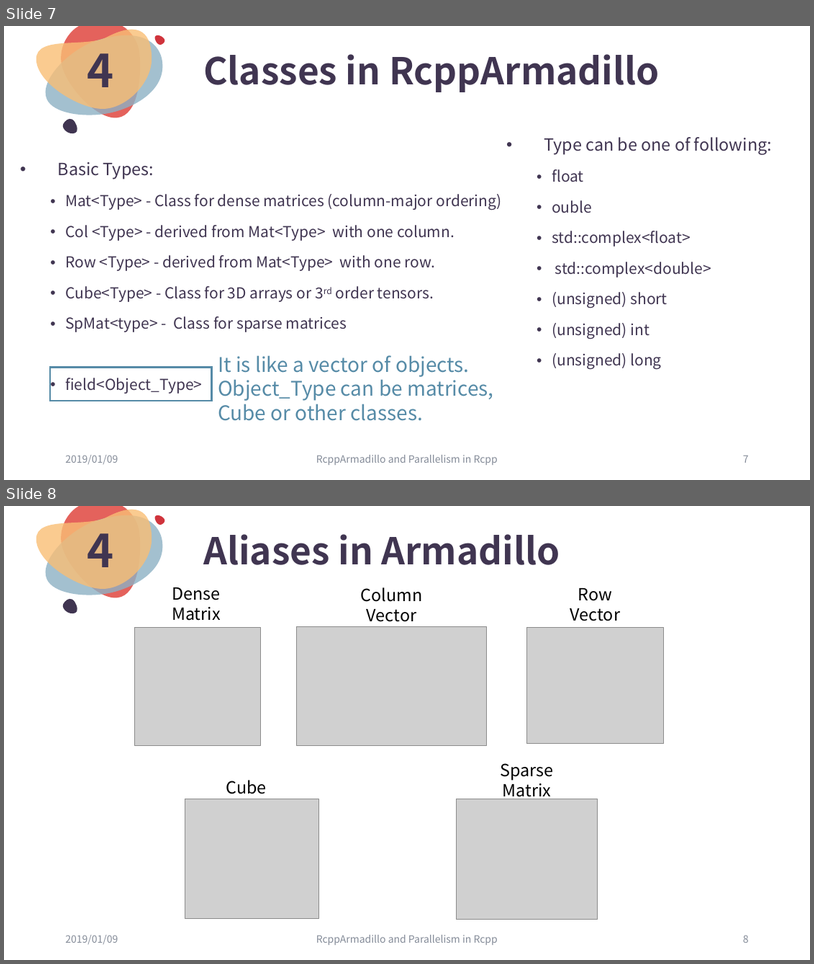
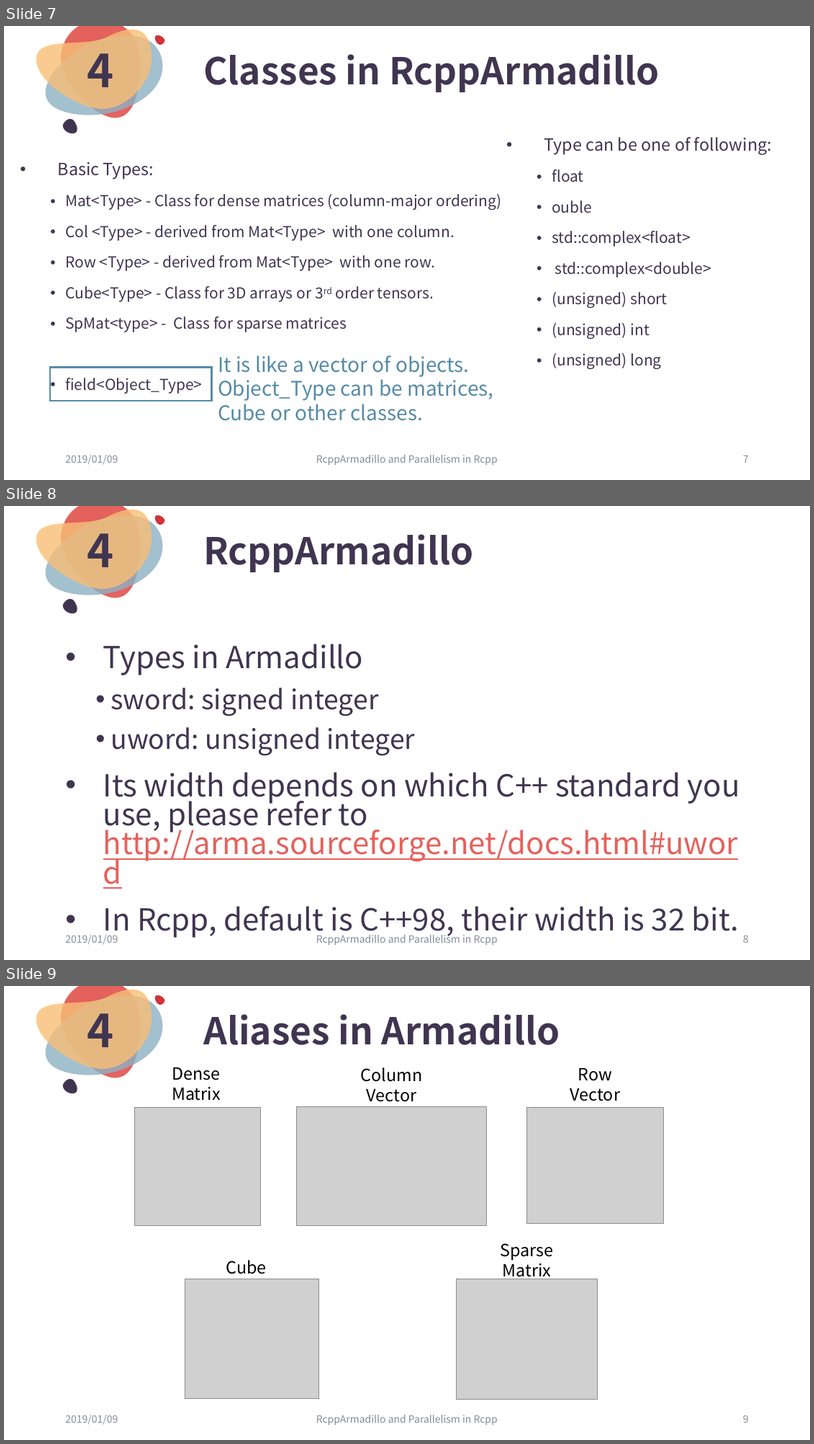
Before and after one commit to ChingChuan-Chen/Rcpp_RcppArmadillo_tutorial, a slide deck: leture_powerpoint_0109.pptx. Shown one above the other, each under a label of ours: slides 7 and 8 before the commit, slides 7, 8 and 9 after it. The pictures are 814x964 and 814x1444 pixels, drawn with LibreOffice and Linux fonts; fonts in the diff are those of the drawing; grey boxes stand for pictures. Boxes give left, top, right and bottom in pixels: in the first picture for what was removed or moved away, otherwise in the second. Text is boxed around its words. In the diff, an @@ line names an element or a change of style, - is before the commit and + after.

```diff
--- a/leture_powerpoint_0109.pptx
+++ b/leture_powerpoint_0109.pptx
@@ slide 8 added at bbox=[4, 506, 810, 960], background #FFFFFF; not listed: 5 template elements that a slide beside it also shows @@
@@ text added at bbox=[88, 521, 114, 567], 54 pt, text #403551, bold @@
+4
@@ title added at bbox=[203, 534, 474, 572], 44 pt, text #403551, bold @@
+RcppArmadillo
@@ text added at bbox=[103, 644, 741, 938], 36 pt, text #403551 @@
+• Types in Armadillo
+  • sword: signed integer
+  • uword: unsigned integer
+• Its width depends on which C++ standard you use, please refer to http://arma.sourceforge.net/docs.html#uword
+• In Rcpp, default is C++98, their width is 32 bit.
@@ text added at bbox=[65, 934, 118, 944], 12 pt, text #848B98 @@
+2019/01/09
@@ text added at bbox=[316, 932, 498, 944], 12 pt, text #848B98 @@
+RcppArmadillo and Parallelism in Rcpp
@@ page number added at bbox=[743, 934, 749, 942], 12 pt, text #848B98 @@
+8
@@ what was slide 8 is now slide 9 @@
```
Also in this commit, not shown: 4 slides changed, 16 other slides added, 7 other files.
